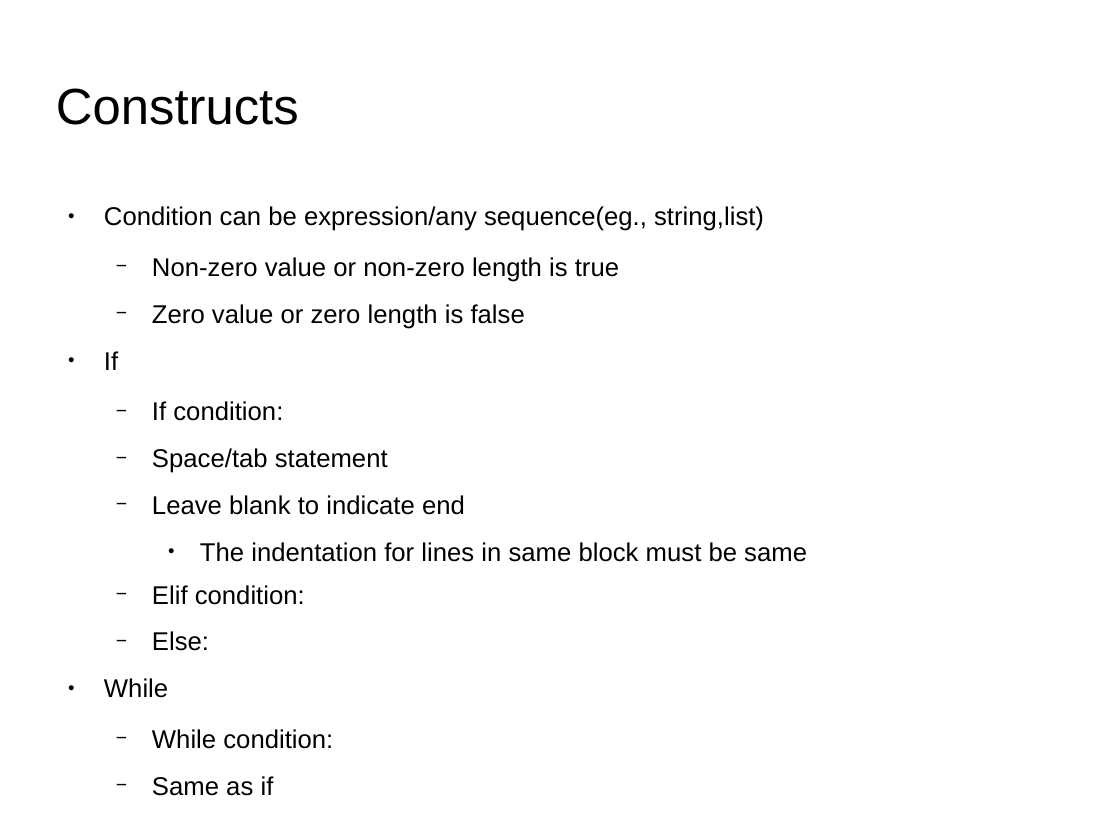
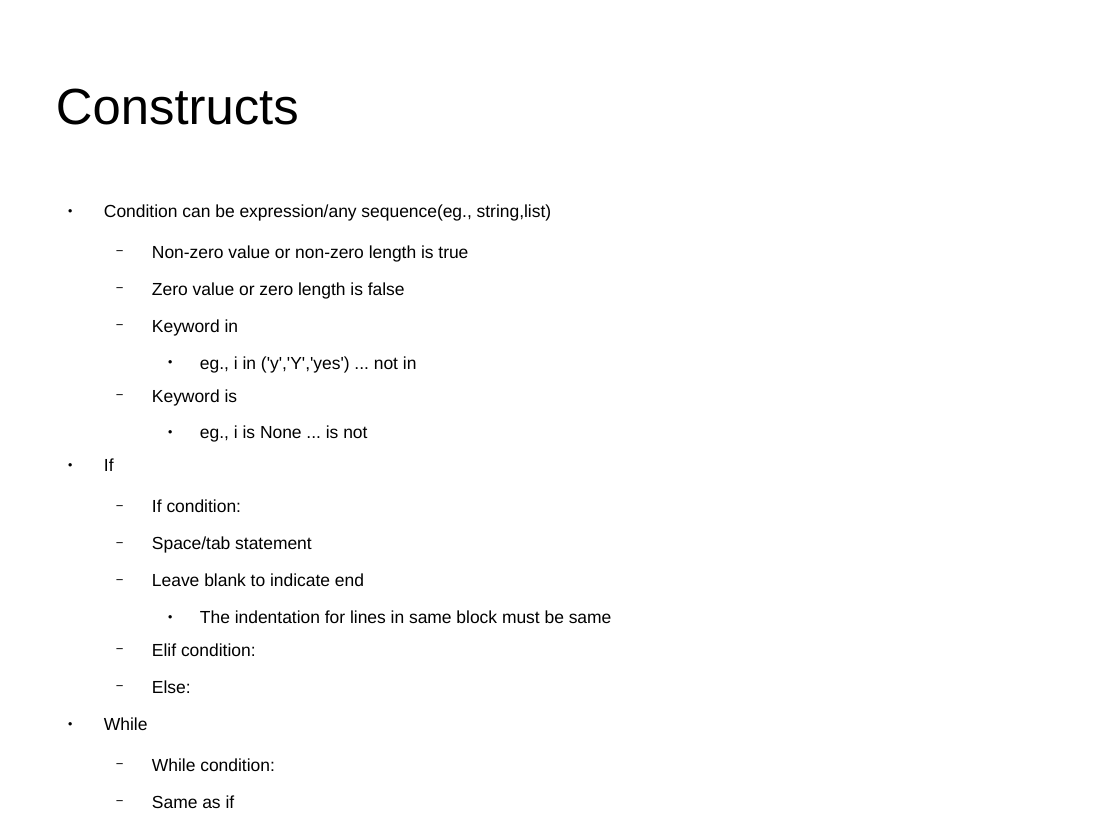
Before and after one commit to shikha-desai/Internship_PreWork, a slide deck: slide 22 of Python/Python_Notes.odp (slide 12 before the commit). Drawn at 1120x840 pixels with LibreOffice and Linux fonts; fonts in the diff are those of the drawing; background and template pictures are left out. Boxes give left, top, right and bottom in pixels: in the first picture for what was removed or moved away, otherwise in the second. Text is boxed around its words. In the diff, an @@ line names an element or a change of style, - is before the commit and + after.

```diff
--- a/Python/Python_Notes.odp
+++ b/Python/Python_Notes.odp
@@ text at box(104, 204, 612, 808): size 18.2 to 12.3 pt in "Condition can be expression/any sequence(eg., string,list)", "Non-zero value or non-zero length is true", "Zero value or zero length is false", "If" and 9 more places @@
@@ text at box(152, 319, 367, 442): paragraphs added @@
+  − Keyword in
+    ● eg., i in ('y','Y','yes') ... not in
+  − Keyword is
+    ● eg., i is None ... is not
```
Also in this commit, not shown: 9 other slides changed, 24 slides added, 3 other files.
